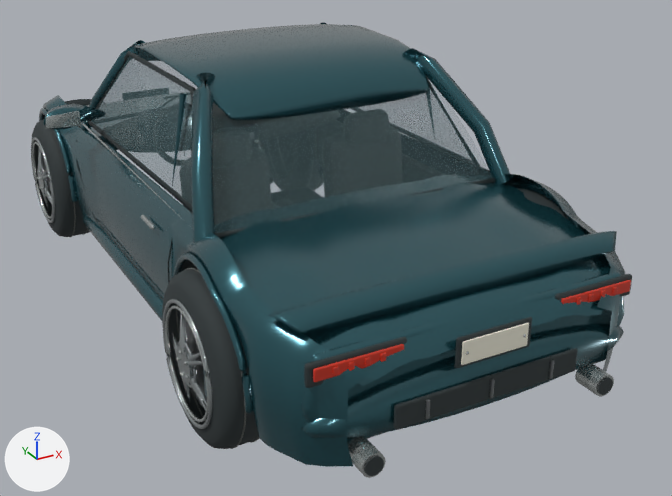
Renders of the Blender file assets/source/coupe.blend from each side of a commit.
Camera for both pictures: a camera (50 mm lens) standing at (-2.17, -4.83, 1.53) and looking at (0.27, -0.4, -0.68). The lights are fixed; the arrows at lower left show +X, +Y and +Z. The picture after the commit comes second.

The first picture shows 'chrome', 'glass', 'ivory', 'paint', 'rubber', 'tail', 'wheel_left_0', 'wheel_left_1' and 3 more.
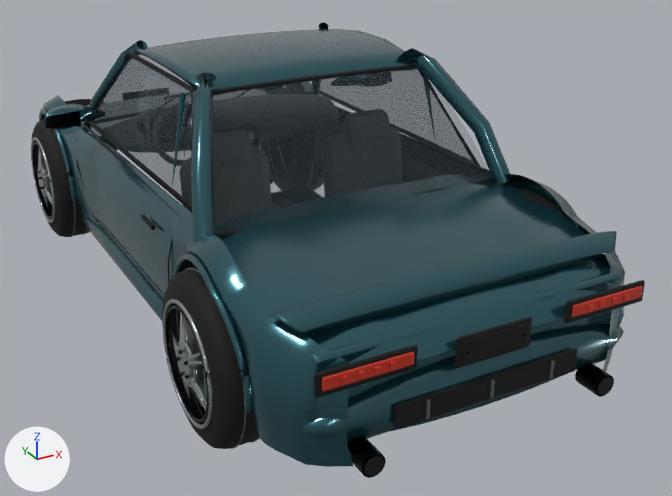
What changed in the scene script:
```text
Change mat_chrome:
    where n0 = _N.new('ShaderNodeBsdfPrincipled'); n0.name = 'Principled BSDF'
    remove n0.inputs[0].default_value = (0.54, 0.58, 0.57, 1.0)  # 'Base Color', light grey #c2c8c7
    add n2 = _N.new('ShaderNodeVertexColor'); n2.name = 'Arroyo baked weathering'
    add n2.layer_name = 'Color'
    add n3 = _N.new('ShaderNodeMix'); n3.name = 'Arroyo weathering tint'
    add n3.data_type = 'RGBA'
    add n3.blend_type = 'MULTIPLY'
    add n3.inputs[0].default_value = 1.0  # 'Factor'
    add n3.inputs[6].default_value = (0.54, 0.58, 0.57, 1.0)  # 'A', light grey #c2c8c7
    add _L.new(n2.outputs[0], n3.inputs[7])  # 'Color' to 'B'
    add _L.new(n3.outputs[2], n0.inputs[0])  # 'Result' to 'Base Color'
Change mat_ivory:
    where n0 = _N.new('ShaderNodeBsdfPrincipled'); n0.name = 'Principled BSDF'
    remove n0.inputs[0].default_value = (0.86, 0.84, 0.71, 1.0)  # 'Base Color', white #efecdb
    add n2 = _N.new('ShaderNodeVertexColor'); n2.name = 'Arroyo baked weathering'
    add n2.layer_name = 'Color'
    add n3 = _N.new('ShaderNodeMix'); n3.name = 'Arroyo weathering tint'
    add n3.data_type = 'RGBA'
    add n3.blend_type = 'MULTIPLY'
    add n3.inputs[0].default_value = 1.0  # 'Factor'
    add n3.inputs[6].default_value = (0.86, 0.84, 0.71, 1.0)  # 'A', white #efecdb
    add _L.new(n2.outputs[0], n3.inputs[7])  # 'Color' to 'B'
    add _L.new(n3.outputs[2], n0.inputs[0])  # 'Result' to 'Base Color'
Change mat_glass:
    mat_glass.base_color: (0.18, 0.31, 0.34) -> (0.045, 0.07, 0.085)  # greyish cyan #76979e -> dark blue #3c4b52
Change me_sculpted_quarter_and_door:
    used by ob_paint; location = (0.0, 0.0, 0.0)
    remove me_sculpted_quarter_and_door.from_pydata(...)  # 4674 vertices, 4032 faces; spans x -1.15..1.15, y -2.2..2.2, z -0.75..0.55
    add me_sculpted_quarter_and_door.from_pydata(...)  # 4782 vertices, 4168 faces; spans x -1.15..1.15, y -2.2..2.2, z -0.75..0.51
    me_sculpted_quarter_and_door part 1: 4 vertices moved from x -0.64..0.64, y 0.25..0.43, z 0.36..0.47 to x -0.64..0.64, y 0.25..0.42, z 0.41..0.47; 188 vertices removed from x -0.67..0.67, y -0.88..0.43, z 0.3..0.55; 296 vertices added at x -0.66..0.66, y -0.68..0.42, z 0.39..0.51
Change me_door_shutline:
    where me_door_shutline.from_pydata(...)  # 1658 vertices, 1482 faces; spans x -0.92..0.92, y -2.29..2.23, z -0.85..0.44
    used by ob_rubber; location = (0.0, 0.0, 0.0)
    me_door_shutline part 2: the loose piece of 56 vertices spanning x -0.83..-0.38, y -2.16..-2.13, z -0.36..-0.25 is moved by (0.0, -0.08, 0.0)
    me_door_shutline part 3: the loose piece of 56 vertices spanning x 0.38..0.83, y -2.16..-2.13, z -0.36..-0.25 is moved by (0.0, -0.08, 0.0)
Change ob_tail:
    ob_tail.location: (-0.6, -2.164, -0.298) -> (-0.6, -2.234, -0.298)
```

Changed parts and their boxes (x1, y1, x2, y2) in the pictures (672 x 496 px; the box of a moved part takes in the faces that stretch with it):
'glass', recoloured: (91, 56, 492, 233) in both
'rubber', reshaped: before (65, 51, 632, 476); after (65, 51, 645, 476)
'wheel_left_0', recoloured (darker): (162, 268, 259, 449) in both
'tail', moved: before (313, 280, 631, 382); after (322, 286, 643, 391)
'wheel_left_1', recoloured (darker): (31, 119, 87, 236) in both
'chrome', recoloured: (46, 111, 614, 478) in both
'ivory', recoloured (darker): (461, 323, 529, 365) in both
part 1 of me_sculpted_quarter_and_door, moved or reshaped: before (135, 24, 430, 120); after (135, 29, 411, 90)
part 2 of me_door_shutline, moved or reshaped: before (304, 337, 407, 388); after (314, 345, 418, 398)
part 3 of me_door_shutline, moved or reshaped: before (555, 274, 632, 300); after (564, 280, 645, 323)
